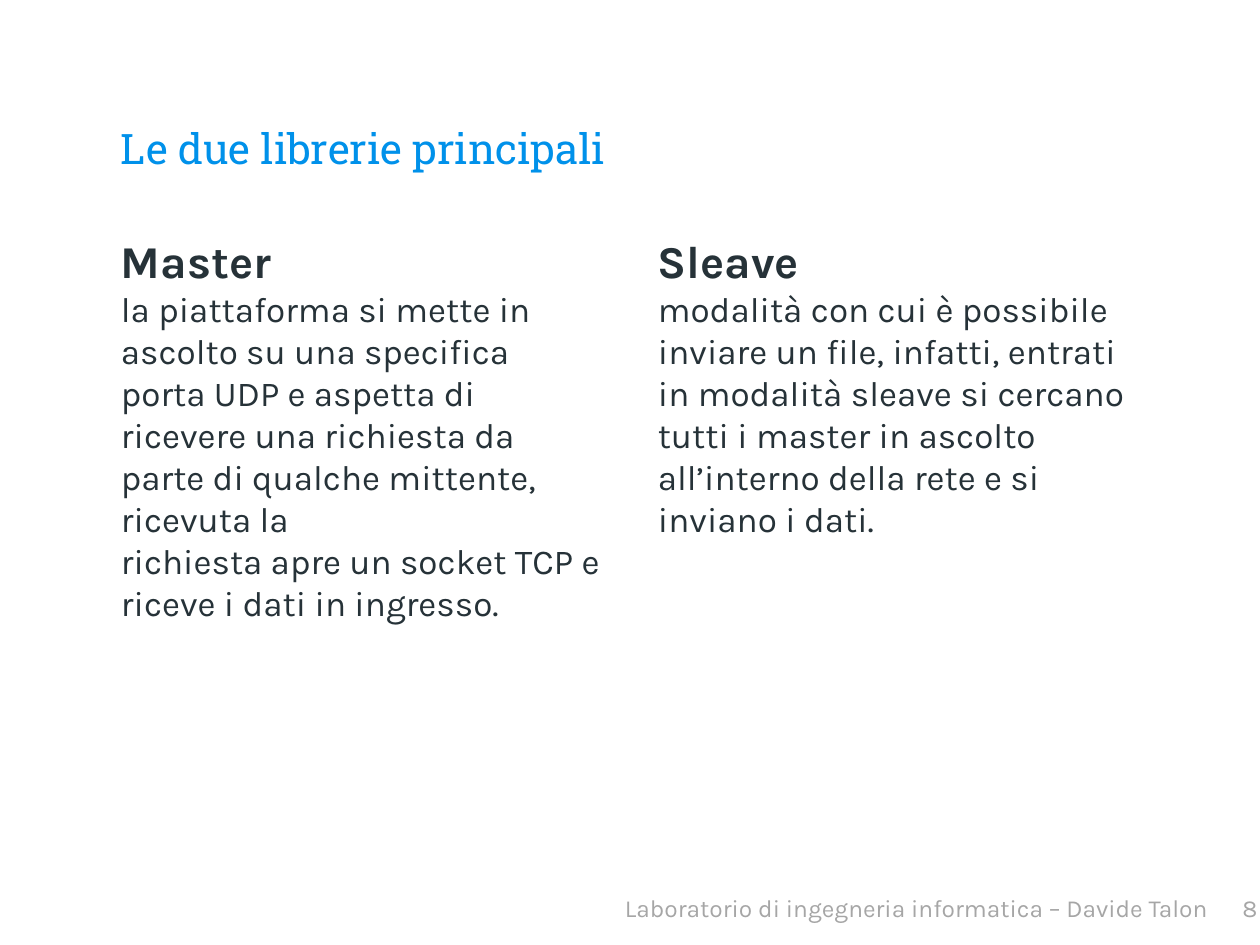
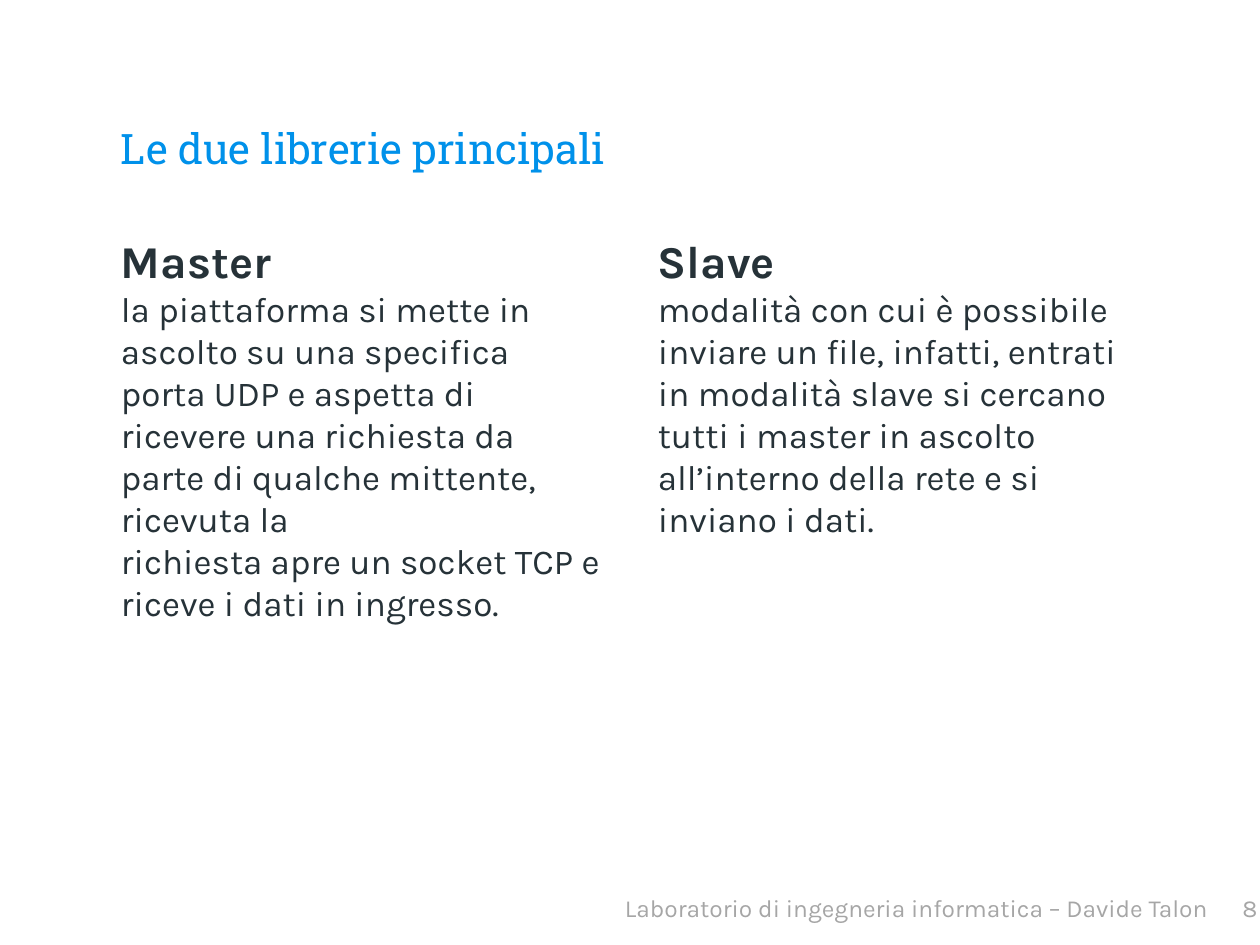
Before and after one commit to davidetalon/link, a slide deck: slide 9 of Presentation slides/Presentazione.pptx. Drawn at 1260x945 pixels with LibreOffice and Linux fonts; fonts in the diff are those of the drawing; background and template pictures are left out. Boxes give left, top, right and bottom in pixels: in the first picture for what was removed or moved away, otherwise in the second. Text is boxed around its words. In the diff, an @@ line names an element or a change of style, - is before the commit and + after.

Commit message:
SLAVE e non SLEAVE

```diff
--- a/Presentation slides/Presentazione.pptx
+++ b/Presentation slides/Presentazione.pptx
@@ text at bbox=[658, 246, 1116, 533]: text changed @@
-Sleave
-modalità con cui è possibile inviare un file, infatti, entrati in modalità sleave si cercano tutti i master in ascolto all’interno della rete e si inviano i dati.
+Slave
+modalità con cui è possibile inviare un file, infatti, entrati in modalità slave si cercano tutti i master in ascolto all’interno della rete e si inviano i dati.
```
Also in this commit, not shown: 5 other slides changed, 1 other file.
